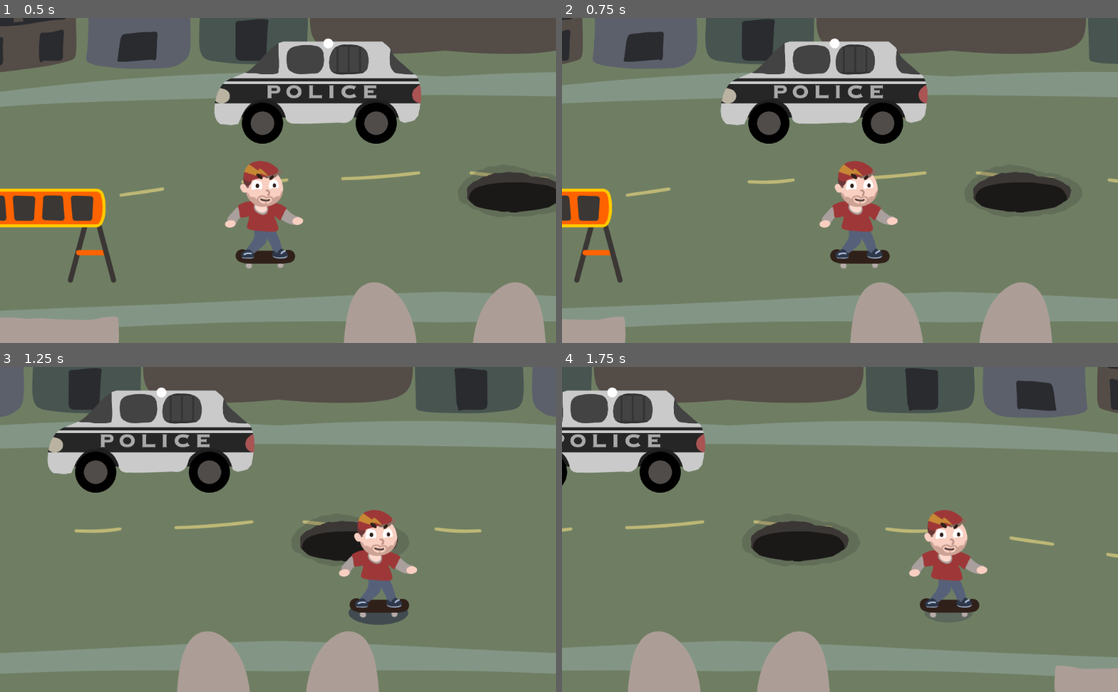
Above: before the commit, frames 1-4 (two rows, left to right).
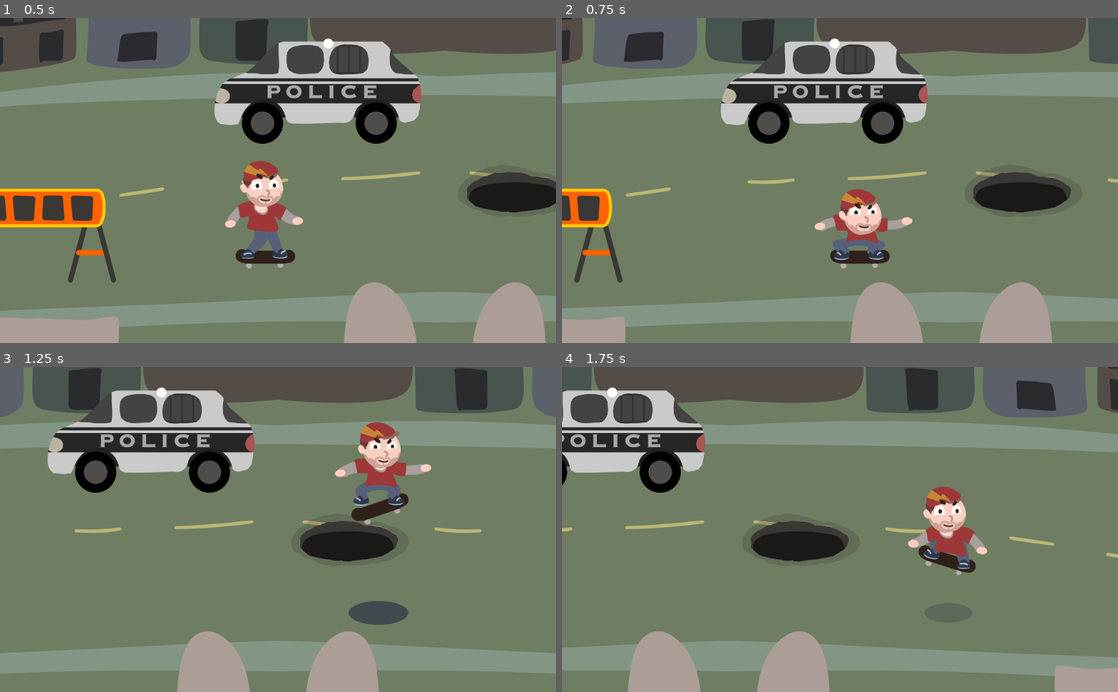
Above: after the commit, the same moments.

Repository: proximadams/The-Radical-Adventures-of-Chris-Pointon
Game: Godot game, scene res://scenes/Level.tscn
Same seed, same stepped clock (60 frames per second), same inputs: the game is played once before the commit and once after it.
Inputs:
- Up to frame 1 (0.5 s): no input
- Up to frame 2 (0.75 s): hold D (move_right) from 0.53 s (still down); hold Down (shift_crouch) from 0.53 s (still down)
- Up to frame 3 (1.25 s): keep holding D (move_right); keep holding Down (shift_crouch); tap Up (shift_jump) at 0.77 s
- Up to frame 4 (1.75 s): release D (move_right) at 1.28 s; release Down (shift_crouch) at 1.28 s; hold Left (shift_back) from 1.28 s (still down); tap Down (shift_crouch) at 1.35 s; tap Up (shift_jump) at 1.52 s

Frame 1 is identical in both runs. In frame 2, 2.2% of the frame differs, in the area x 45-63%, y 44-75%; in frame 3, 4.4%, in the area x 60-78%, y 16-78%; in frame 4, 3.1%.

Commit message:
new better animation, seperated sprites working

Diff:
--- a/code/Player.gd
+++ b/code/Player.gd
@@ -3,7 +3,7 @@
 const CROUNCH_WINDOW_TIME := 0.3
 const SPEED               := 300.0
 
-onready var anim     : AnimationPlayer = $VisualAnimationPlayer
+onready var anim     : AnimationPlayer = $NewVisualAnimationPlayer
 onready var animHurt : AnimationPlayer = $HurtAnimationPlayer
 
 # var shift_action_string_arr = ['shift_crouch', 'shift_forward', 'shift_back']
@@ -41,9 +41,13 @@
 				anim.play('shift_crouch')
 			crounchWindowTimer = CROUNCH_WINDOW_TIME
 		elif Input.is_action_pressed('shift_forward'):
-			anim.play('shift_forward')
+			if anim.current_animation != 'shift_forward' and anim.current_animation != 'hold_forward':
+				anim.play('shift_forward')
+				anim.queue('hold_forward')
 		elif Input.is_action_pressed('shift_back'):
-			anim.play('shift_back')
+			if anim.current_animation != 'shift_back' and anim.current_animation != 'hold_back':
+				anim.play('shift_back')
+				anim.queue('hold_back')
 	if 0.0 < crounchWindowTimer:
 		crounchWindowTimer -= delta
 	crounchWindowTimer = max(0.0, crounchWindowTimer)
--- a/scenes/Level.tscn
+++ b/scenes/Level.tscn
@@ -439,7 +439,7 @@
 resource_name = "shift_uncrouch"
 length = 0.1
 tracks/0/type = "value"
-tracks/0/path = NodePath("NewChrisHolder/Upper:frame")
+tracks/0/path = NodePath("ChrisHolder/Sprite:frame")
 tracks/0/interp = 1
 tracks/0/loop_wrap = true
 tracks/0/imported = false
@@ -584,6 +584,90 @@
 "transitions": PoolRealArray( 1 ),
 "update": 0,
 "values": [ Vector2( -16, -198 ) ]
+}
+
+[sub_resource type="Animation" id=30]
+resource_name = "hold_back"
+length = 0.2
+loop = true
+step = 0.05
+tracks/0/type = "value"
+tracks/0/path = NodePath("NewChrisHolder/Upper:frame")
+tracks/0/interp = 1
+tracks/0/loop_wrap = true
+tracks/0/imported = false
+tracks/0/enabled = true
+tracks/0/keys = {
+"times": PoolRealArray( 0 ),
+"transitions": PoolRealArray( 1 ),
+"update": 1,
+"values": [ 2 ]
+}
+tracks/1/type = "value"
+tracks/1/path = NodePath("NewChrisHolder/Legs:frame")
+tracks/1/interp = 1
+tracks/1/loop_wrap = true
+tracks/1/imported = false
+tracks/1/enabled = true
+tracks/1/keys = {
+"times": PoolRealArray( 0 ),
+"transitions": PoolRealArray( 1 ),
+"update": 1,
+"values": [ 14 ]
+}
+tracks/2/type = "value"
+tracks/2/path = NodePath("NewChrisHolder/Skateboard:frame")
+tracks/2/interp = 1
+tracks/2/loop_wrap = true
+tracks/2/imported = false
+tracks/2/enabled = true
+tracks/2/keys = {
+"times": PoolRealArray( 0 ),
+"transitions": PoolRealArray( 1 ),
+"update": 1,
+"values": [ 8 ]
+}
+
+[sub_resource type="Animation" id=29]
+resource_name = "hold_forward"
+length = 0.15
+loop = true
+step = 0.05
+tracks/0/type = "value"
+tracks/0/path = NodePath("NewChrisHolder/Upper:frame")
+tracks/0/interp = 1
+tracks/0/loop_wrap = true
+tracks/0/imported = false
+tracks/0/enabled = true
+tracks/0/keys = {
+"times": PoolRealArray( 0 ),
+"transitions": PoolRealArray( 1 ),
+"update": 1,
+"values": [ 3 ]
+}
+tracks/1/type = "value"
+tracks/1/path = NodePath("NewChrisHolder/Legs:frame")
+tracks/1/interp = 1
+tracks/1/loop_wrap = true
+tracks/1/imported = false
+tracks/1/enabled = true
+tracks/1/keys = {
+"times": PoolRealArray( 0 ),
+"transitions": PoolRealArray( 1 ),
+"update": 1,
+"values": [ 12 ]
+}
+tracks/2/type = "value"
+tracks/2/path = NodePath("NewChrisHolder/Skateboard:frame")
+tracks/2/interp = 1
+tracks/2/loop_wrap = true
+tracks/2/imported = false
+tracks/2/enabled = true
+tracks/2/keys = {
+"times": PoolRealArray( 0 ),
+"transitions": PoolRealArray( 1 ),
+"update": 1,
+"values": [ 9 ]
 }
 
 [sub_resource type="Animation" id=18]
@@ -1038,7 +1122,7 @@
 tracks/1/enabled = true
 tracks/1/keys = {
 "times": PoolRealArray( 0, 0.05, 0.2, 0.25, 0.35, 0.45, 0.5, 0.65 ),
-"transitions": PoolRealArray( 1, 0.466516, 0.406126, 0.812253, 1.62451, 1176.27, 0.926824, 4.92458 ),
+"transitions": PoolRealArray( 1, 0.466516, 0.406126, 0.812253, 1.62451, 1, 0.926824, 4.92458 ),
 "update": 0,
 "values": [ Vector2( -16, -198 ), Vector2( -16, -220 ), Vector2( -16, -310 ), Vector2( -16, -340 ), Vector2( -16, -360 ), Vector2( -16, -340 ), Vector2( -16, -310 ), Vector2( -16, -198 ) ]
 }
@@ -1112,7 +1196,7 @@
 "times": PoolRealArray( 0, 0.05, 0.1, 0.15, 0.25, 0.55, 0.65 ),
 "transitions": PoolRealArray( 1, 1, 1, 1, 1, 1, 1 ),
 "update": 1,
-"values": [ 8, 9, 0, 8, 1, 9, 0 ]
+"values": [ 8, 9, 0, 8, 0, 9, 0 ]
 }
 tracks/8/type = "value"
 tracks/8/path = NodePath("NewChrisHolder/Legs:position")
@@ -1121,10 +1205,10 @@
 tracks/8/imported = false
 tracks/8/enabled = true
 tracks/8/keys = {
-"times": PoolRealArray( 0, 0.2, 0.35, 0.5, 0.65 ),
-"transitions": PoolRealArray( 1, 0.406126, 1.62451, 0.926824, 4.92458 ),
-"update": 0,
-"values": [ Vector2( -16, -198 ), Vector2( -16, -310 ), Vector2( -16, -360 ), Vector2( -16, -310 ), Vector2( -16, -198 ) ]
+"times": PoolRealArray( 0, 0.2, 0.35, 0.65 ),
+"transitions": PoolRealArray( 0.757858, 0.406126, 2, 4.92458 ),
+"update": 0,
+"values": [ Vector2( -16, -198 ), Vector2( -16, -310 ), Vector2( -16, -360 ), Vector2( -16, -198 ) ]
 }
 tracks/9/type = "value"
 tracks/9/path = NodePath("NewChrisHolder/Skateboard:position")
@@ -1398,6 +1482,18 @@
 "update": 0,
 "values": [ Color( 1, 1, 1, 1 ) ]
 }
+tracks/1/type = "value"
+tracks/1/path = NodePath("NewChrisHolder:modulate")
+tracks/1/interp = 1
+tracks/1/loop_wrap = true
+tracks/1/imported = false
+tracks/1/enabled = true
+tracks/1/keys = {
+"times": PoolRealArray( 0 ),
+"transitions": PoolRealArray( 1 ),
+"update": 0,
+"values": [ Color( 1, 1, 1, 1 ) ]
+}
 
 [sub_resource type="Animation" id=16]
 resource_name = "hurt"
@@ -1410,10 +1506,22 @@
 tracks/0/imported = false
 tracks/0/enabled = true
 tracks/0/keys = {
-"times": PoolRealArray( 0, 0.1, 0.15, 0.25, 0.35, 0.45, 0.55, 0.65, 0.75, 0.85, 0.95, 1.1, 1.25, 1.4 ),
-"transitions": PoolRealArray( 1, 1, 1, 1, 1, 1, 1, 1, 1, 1, 1, 1, 1, 1 ),
-"update": 0,
-"values": [ Color( 1, 1, 1, 0 ), Color( 1, 1, 1, 1 ), Color( …(83 unchanged characters)… ( 1, 1, 1, 0.0784314 ), Color( 1, 1, 1, 1 ), Color( 1, 1, 1, 0.196078 ), Color( 1, 1, 1, 1 ), Color( 1, 1, 1, 0.392157 ), Color( 1, 1, 1, 1 ), Color( 1, 1, 1, 0.27451 ), Color( 1, 1, 1, 1 ) ]
+"times": PoolRealArray( 0, 0.1, 0.15, 0.25, 0.35, 0.45, 0.55, 0.75, 0.85, 1.1, 1.25, 1.4 ),
+"transitions": PoolRealArray( 1, 1, 1, 1, 1, 1, 1, 1, 1, 1, 1, 1 ),
+"update": 0,
+"values": [ Color( 1, 1, 1, 0 ), Color( 1, 1, 1, 1 ), Color( …(83 unchanged characters)… ( 1, 1, 1, 0.0784314 ), Color( 1, 1, 1, 0.196078 ), Color( 1, 1, 1, 1 ), Color( 1, 1, 1, 1 ), Color( 1, 1, 1, 0.27451 ), Color( 1, 1, 1, 1 ) ]
+}
+tracks/1/type = "value"
+tracks/1/path = NodePath("NewChrisHolder:modulate")
+tracks/1/interp = 1
+tracks/1/loop_wrap = true
+tracks/1/imported = false
+tracks/1/enabled = true
+tracks/1/keys = {
+"times": PoolRealArray( 0, 0.1, 0.15, 0.25, 0.35, 0.45, 0.55, 0.7, 0.85, 1, 1.2, 1.4 ),
+"transitions": PoolRealArray( 1, 1, 1, 1, 1, 1, 1, 1, 1, 1, 1, 1 ),
+"update": 0,
+"values": [ Color( 1, 1, 1, 0 ), Color( 1, 1, 1, 1 ), Color( 1, 1, 1, 0 ), Color( 1, 1, 1, 1 ), Color( 1, 1, 1, 0 ), Color( 1, 1, 1, 1 ), Color( 1, 1, 1, 0.278431 ), Color( 1, 1, 1, 1 ), Color( 1, 1, 1, 0.388235 ), Color( 1, 1, 1, 1 ), Color( 1, 1, 1, 0.486275 ), Color( 1, 1, 1, 1 ) ]
 }
 
 [sub_resource type="Animation" id=15]
@@ -1580,7 +1688,10 @@
 anims/shift_uncrouch = SubResource( 8 )
 
 [node name="NewVisualAnimationPlayer" type="AnimationPlayer" parent="Player"]
+autoplay = "idle"
 anims/RESET = SubResource( 17 )
+anims/hold_back = SubResource( 30 )
+anims/hold_forward = SubResource( 29 )
 anims/idle = SubResource( 18 )
 anims/jump_high = SubResource( 19 )
 anims/jump_high_360 = SubResource( 26 )
Binary file changed: images/chris/LegsSheet.png
Not shown: 1 places in scenes/Level.tscn that only renumber resources
Not shown, removed: images/ChrisSheet.png~
Not shown, added: images/chris/LegsSheet.png~
